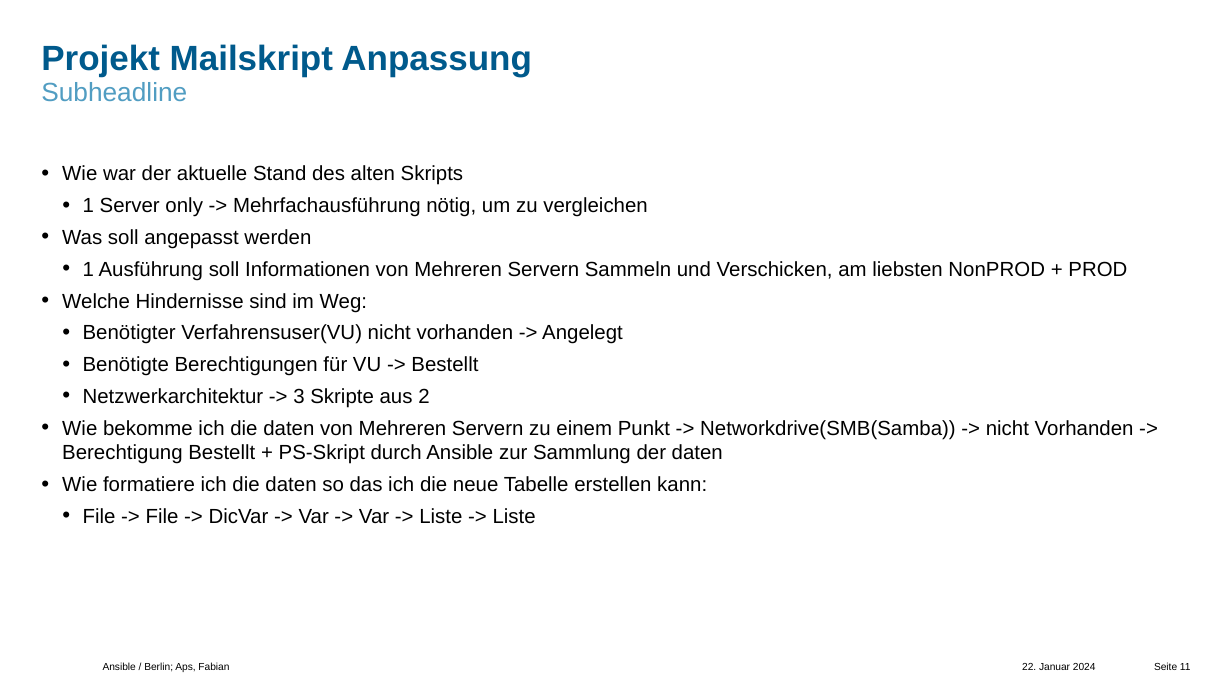
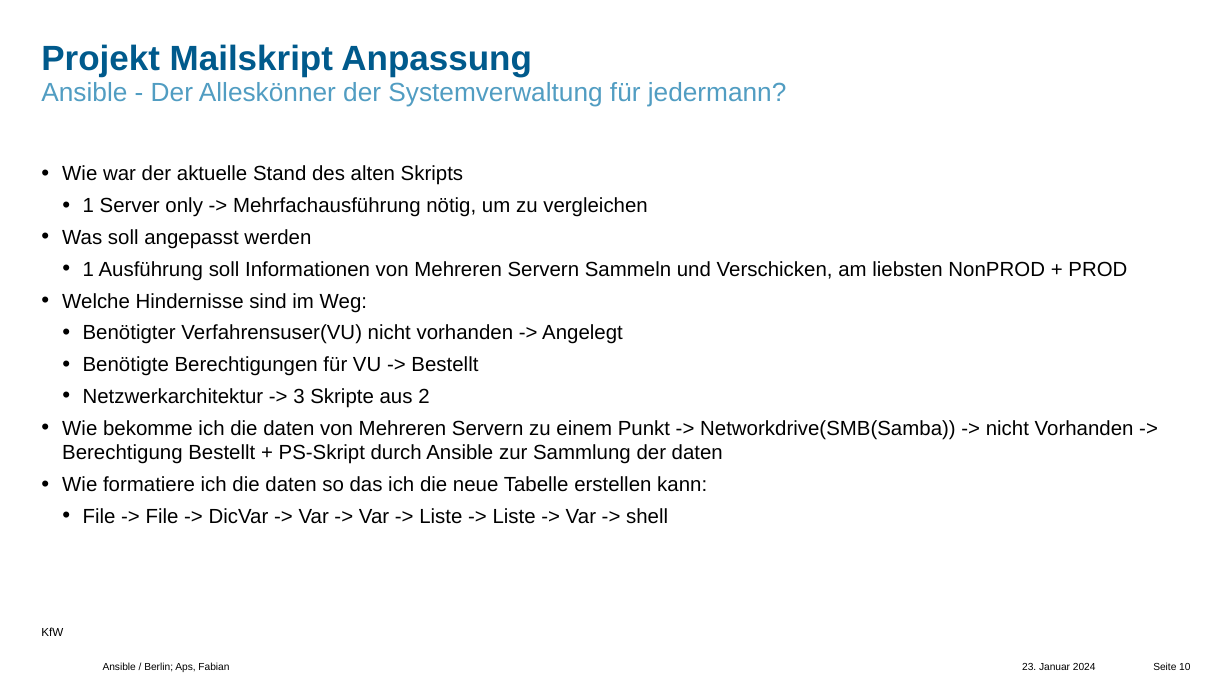
Before and after one commit to comboomPunkTsucht/OSZIMT-repo-ITA12_aps, a slide deck: slide 10 of Drites AusbildungsJahr/Ansible-ITA12-Aps,Fabian-KfW.pptx (slide 11 before the commit). Drawn at 1232x693 pixels with LibreOffice and Linux fonts; fonts in the diff are those of the drawing; background and template pictures are left out. Boxes give left, top, right and bottom in pixels: in the first picture for what was removed or moved away, otherwise in the second. Text is boxed around its words. In the diff, an @@ line names an element or a change of style, - is before the commit and + after.

```diff
--- a/Drites AusbildungsJahr/Ansible-ITA12-Aps,Fabian-KfW.pptx
+++ b/Drites AusbildungsJahr/Ansible-ITA12-Aps,Fabian-KfW.pptx
@@ text at bbox=[41, 82, 787, 107]: text changed @@
-Subheadline
+Ansible - Der Alleskönner der Systemverwaltung für jedermann?
@@ text at bbox=[83, 508, 668, 524]: text changed @@
-  • File -> File -> DicVar -> Var -> Var -> Liste -> Liste
+  • File -> File -> DicVar -> Var -> Var -> Liste -> Liste -> Var -> shell
@@ text added at bbox=[41, 627, 63, 636], 8 pt, text #000000 @@
+KfW
@@ page number at bbox=[1153, 662, 1190, 670]: text changed @@
-Seite 11
+Seite 10
```
Also in this commit, not shown: 27 other slides changed, 1 slide added, 1 slide removed.
